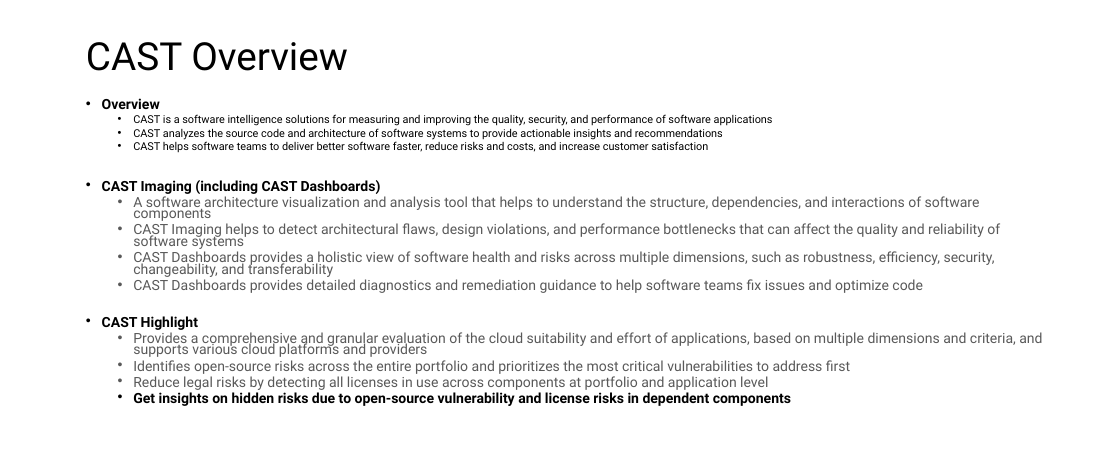
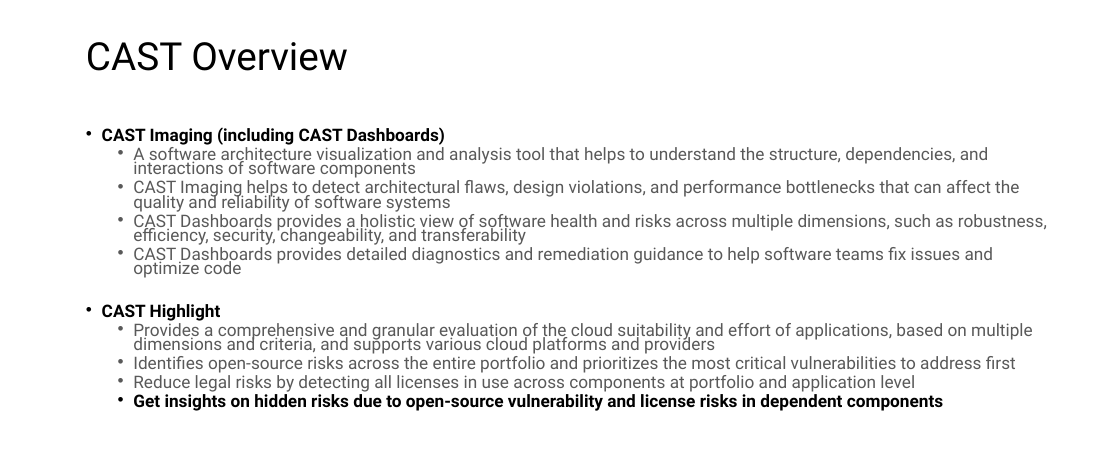
Before and after one commit to Siddhnak/Java_Projects, a slide deck: slide 3 of Jar send/Infocus Image Template - CAST.pptx (slide 2 before the commit). Drawn at 1120x474 pixels with LibreOffice and Linux fonts; fonts in the diff are those of the drawing; background and template pictures are left out. Boxes give left, top, right and bottom in pixels: in the first picture for what was removed or moved away, otherwise in the second. Text is boxed around its words. In the diff, an @@ line names an element or a change of style, - is before the commit and + after.

Commit message:
dd

```diff
--- a/Jar send/Infocus Image Template - CAST.pptx
+++ b/Jar send/Infocus Image Template - CAST.pptx
@@ text "CAST Imaging (including CAST Dashboards)" at box(102, 127, 1047, 411): size 11.2 to 13.9 pt @@
@@ text at box(102, 98, 773, 153): paragraphs removed @@
-• Overview
-  • CAST is a software intelligence solutions for measuring and improving the quality, security, and performance of software applications
-  • CAST analyzes the source code and architecture of software systems to provide actionable insights and recommendations
-  • CAST helps software teams to deliver better software faster, reduce risks and costs, and increase customer satisfaction
```
Also in this commit, not shown: 1 slide added.
